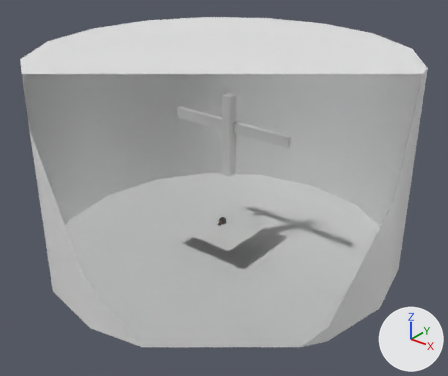
An edit to the Blender file Game/Assets/SAGYO/eventMovie/ED.blend, drawn before and after from the same camera.
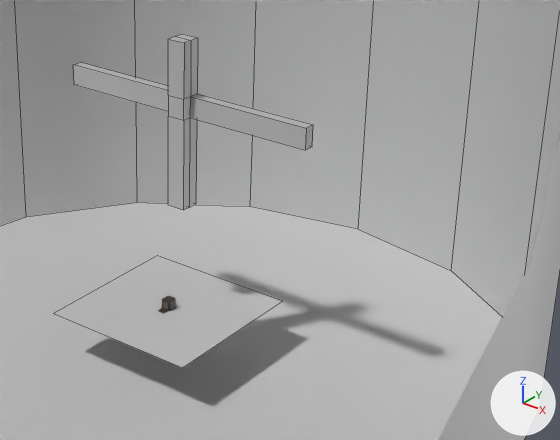
There are two pictures of each version: one whole from a camera (50 mm lens) standing at (2362.0, -2937.0, 2092.0) and looking at (66.0, -67.0, 312.0), one close up on the part from 32% to 91% of the width and 20% to 76% of the height. The lights are fixed; the arrows at lower right show +X, +Y and +Z. The close-ups show mesh edges as thin lines. Everything nearer to the camera than a plane just in front of the edit is cut away.

Before the edit, the objects in view are built like this:
```python
me_cube = bpy.data.meshes.new('Cube')
me_cube.from_pydata([(267.0, 267.0, 0.0), (-267.0, 267.0, 0.0), (267.0, -267.0, 0.0), (-267.0, -267.0, 0.0)], [], [(3, 2, 0, 1)])
me_cube.materials.append(mat_material)  # white #e7e7e7
me_cube_002 = bpy.data.meshes.new('Cube.002')
me_cube_002.from_pydata(...)  # 32 vertices, 30 faces; spans x -455.0..455.0, y 36.0..103.0, z 346.0..897.0
# before: 8 (-31.0, 69.0, 649.0), 9 (-31.0, 103.0, 649.0), 10 (31.0, 103.0, 649.0), 11 (31.0, 69.0, 649.0) at pixel (190, 117), 12 (-31.0, 69.0, 718.0)
# before: 13 (-31.0, 103.0, 718.0), 14 (31.0, 103.0, 718.0) at pixel (197, 93), 15 (31.0, 69.0, 718.0) at pixel (190, 96), 16 (455.0, 103.0, 649.0) at pixel (312, 146), 17 (455.0, 69.0, 649.0) at pixel (305, 150)
# before: 18 (455.0, 103.0, 718.0) at pixel (313, 124), 19 (455.0, 69.0, 718.0) at pixel (306, 128), 20 (-455.0, 69.0, 649.0) at pixel (74, 84), 21 (-455.0, 103.0, 649.0), 22 (-455.0, 69.0, 718.0) at pixel (73, 64)
# before: 23 (-455.0, 103.0, 718.0) at pixel (80, 62)
me_cylinder = bpy.data.meshes.new('Cylinder')
me_cylinder.from_pydata(...)  # a 16-sided cylinder along z spanning x -1200.0..1200.0, y -1200.0..1200.0, z -164.0..1175.0
me_cylinder.polygons.foreach_set('use_smooth', [True] * 18)
ob_cube = bpy.data.objects.new('Cube', me_cube)
ob_cube.location = (0.0, 0.0, 0.0)
ob_cube_001 = bpy.data.objects.new('Cube.001', me_cube_002)
ob_cube_001.location = (0.0, 0.0, 0.0)
ob_cylinder = bpy.data.objects.new('Cylinder', me_cylinder)
ob_cylinder.location = (0.0, 0.0, 0.0)
```
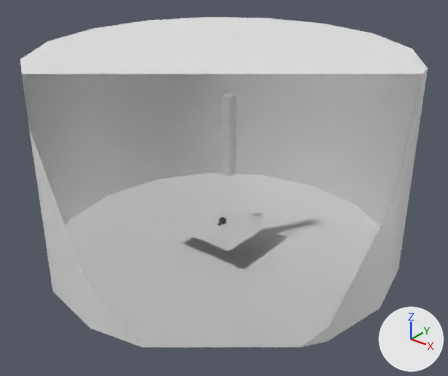
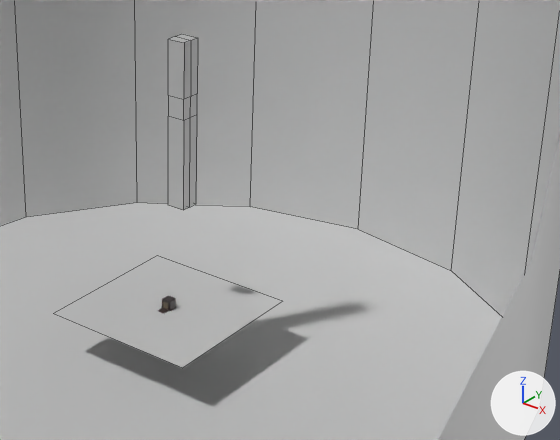
What differs and where, as boxes (x1, y1, x2, y2) in the close-ups (560 x 440 px):
'Cube.001', reshaped (87% narrower)
    before: (73, 34, 313, 210)
    after: (168, 34, 198, 210)
part 1 of me_cube_002, cut back
    before: (73, 62, 313, 150)
    after: (190, 94, 197, 118)

The change in detail:
me_cube_002 has 32 vertices, 30 faces and spans x -455.0..455.0, y 36.0..103.0, z 346.0..897.0.
me_cube_002 is used by ob_cube_001; location (0.0, 0.0, 0.0).
Verts and faces of me_cube_002; kept vertices keep their numbers, new ones are numbered from 32.
Part 1, on me_cube_002:
Vertices deleted: 16 to 23 (with the faces that use them).
New faces: (10, 14, 15, 11), (8, 12, 13, 9).
